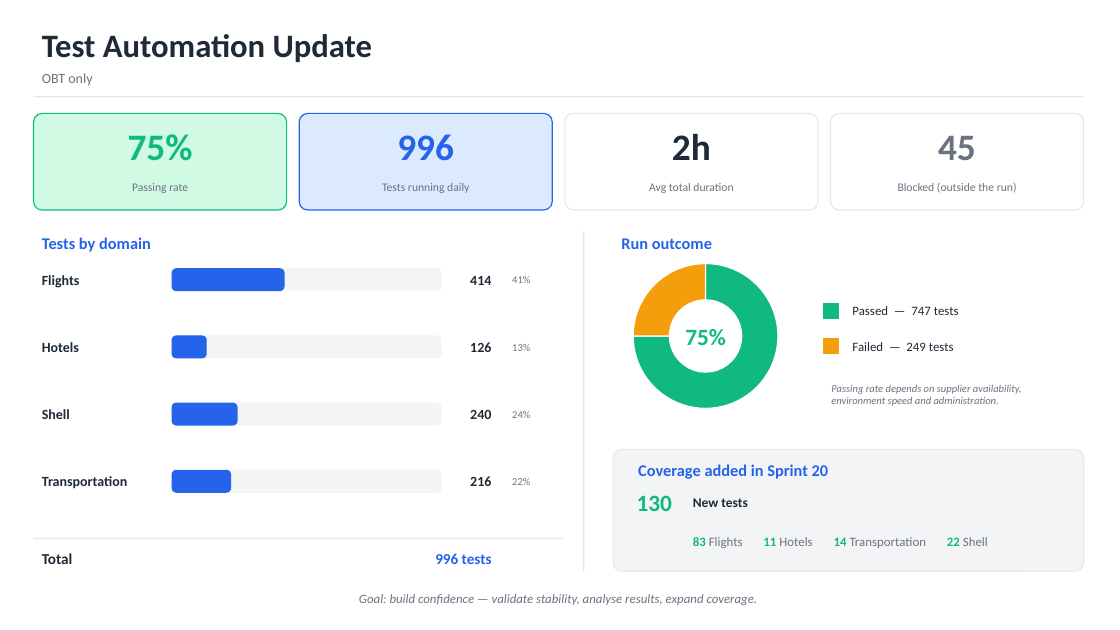
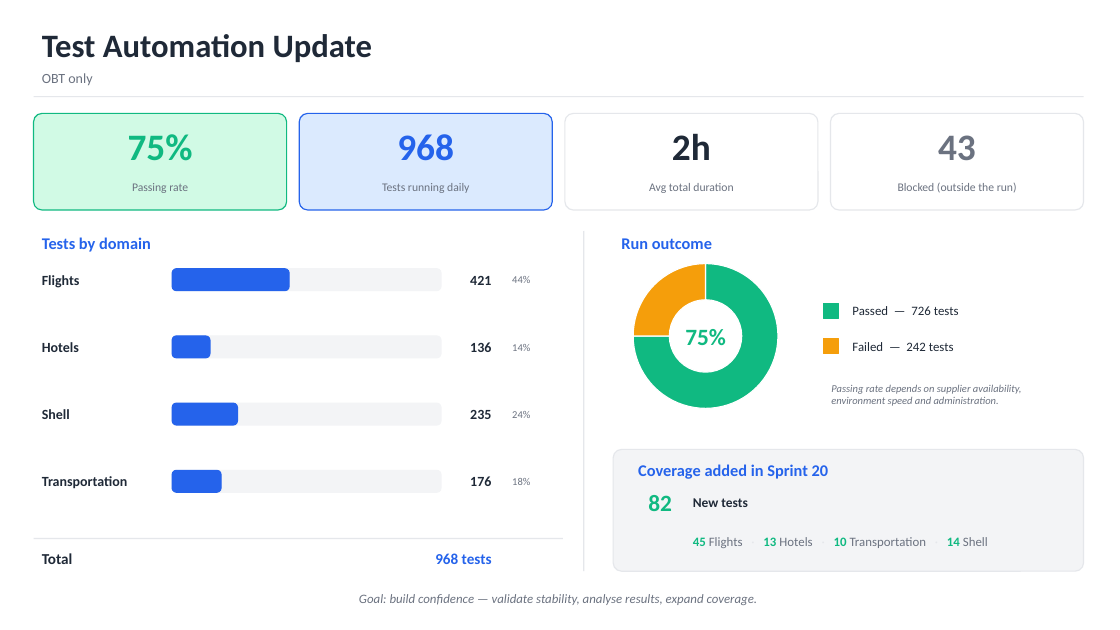
Before and after one commit to atriis/Atriis.TempRepo, a slide deck: slide 1 of docs/Test-Automation-Update.pptx. Drawn at 1120x630 pixels with LibreOffice and Linux fonts; fonts in the diff are those of the drawing. Boxes give left, top, right and bottom in pixels: in the first picture for what was removed or moved away, otherwise in the second. Text is boxed around its words. In the diff, an @@ line names an element or a change of style, - is before the commit and + after.

```diff
--- a/docs/Test-Automation-Update.pptx
+++ b/docs/Test-Automation-Update.pptx
@@ text at (x1=397, y1=134, x2=454, y2=161): text changed @@
-996
+968
@@ text at (x1=938, y1=135, x2=976, y2=160): text changed @@
-45
+43
@@ rounded rectangle resized from (x1=172, y1=269, x2=284, y2=291) to (x1=172, y1=269, x2=289, y2=291) @@
@@ text at (x1=470, y1=276, x2=491, y2=285): text changed @@
-414
+421
@@ text at (x1=512, y1=276, x2=530, y2=283): text changed @@
-41%
+44%
@@ text at (x1=852, y1=306, x2=959, y2=315): text changed @@
-Passed — 747 tests
+Passed — 726 tests
@@ rounded rectangle resized from (x1=172, y1=336, x2=206, y2=358) to (x1=172, y1=336, x2=210, y2=358) @@
@@ text at (x1=852, y1=342, x2=954, y2=351): text changed @@
-Failed — 249 tests
+Failed — 242 tests
@@ text at (x1=470, y1=410, x2=491, y2=419): text changed @@
-240
+235
@@ rounded rectangle resized from (x1=172, y1=471, x2=230, y2=492) to (x1=172, y1=471, x2=221, y2=492) @@
@@ text at (x1=470, y1=476, x2=491, y2=486): text changed @@
-216
+176
@@ text at (x1=512, y1=478, x2=530, y2=485): text changed @@
-22%
+18%
@@ text at (x1=648, y1=495, x2=672, y2=511): text changed @@
-130
+82
@@ text at (x1=693, y1=537, x2=988, y2=548): text changed @@
-83 Flights · 11 Hotels · 14 Transportation · 22 Shell
+45 Flights · 13 Hotels · 10 Transportation · 14 Shell
@@ text at (x1=435, y1=553, x2=492, y2=564): text changed @@
-996 tests
+968 tests
```
Also in this commit, not shown: 1 other file.
